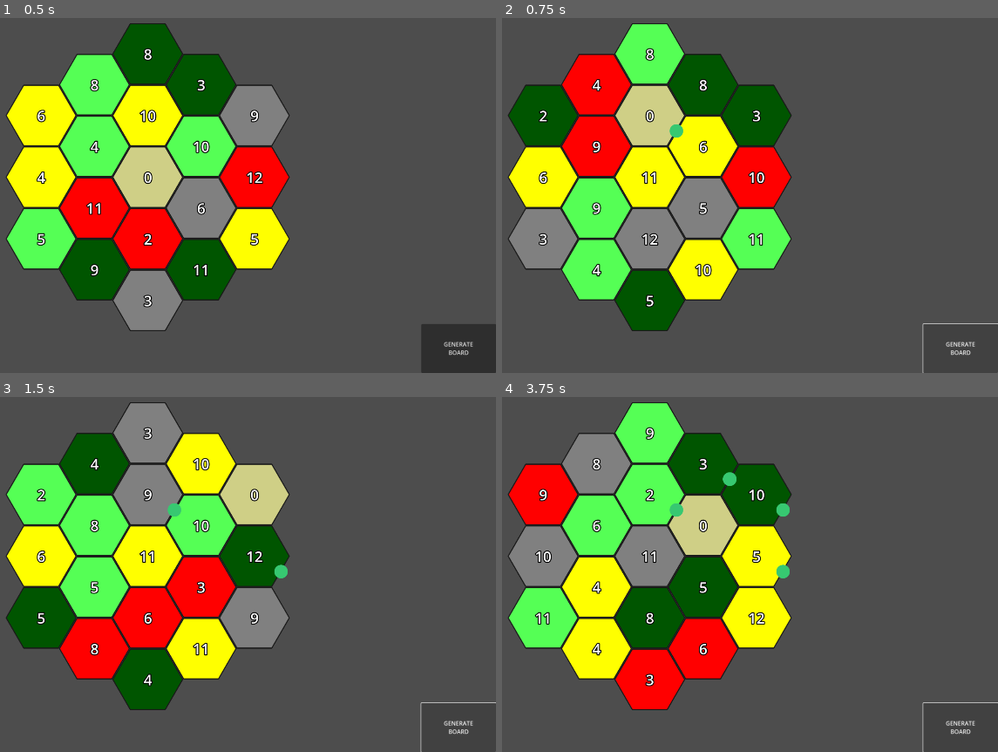
Above: before the commit, frames 1-4 (two rows, left to right).
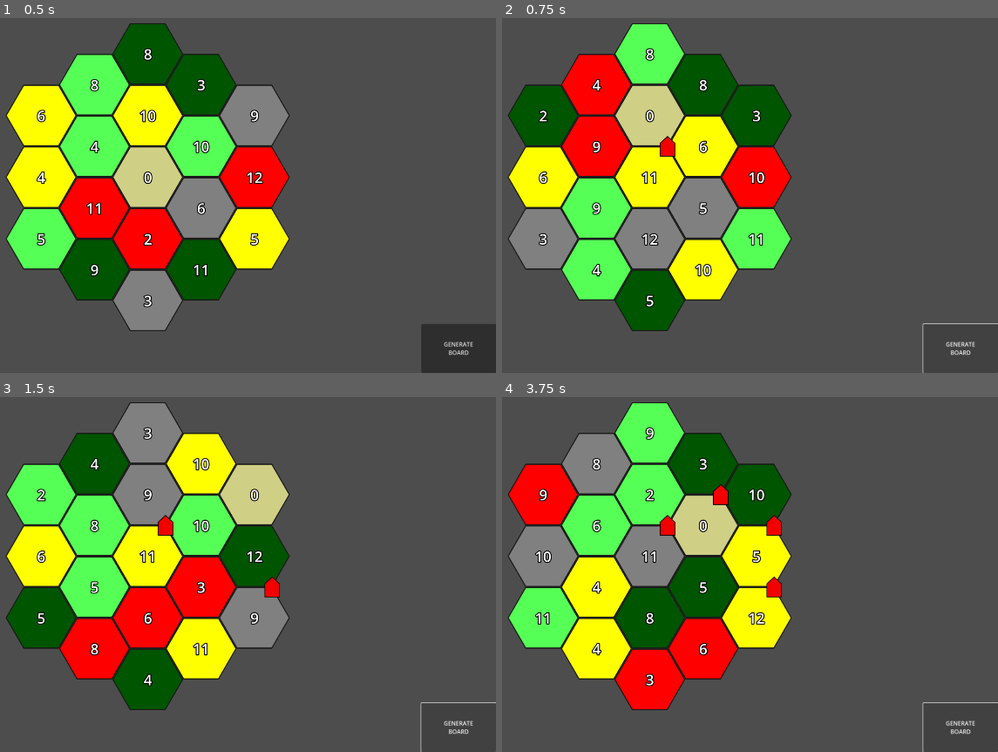
Above: after the commit, the same moments.

Repository: pan-kuleczka/catan-godot
Game: Godot game, scene res://main.tscn
The game is run twice, just before and just after one commit, with the same random seed, the same clock (stepped at 60 frames per second) and the same inputs.
Inputs:
- Up to frame 1 (0.5 s): no input
- Up to frame 2 (0.75 s): click "GENERATE BOARD" at 0.5 s
- Up to frame 3 (1.5 s): click "GENERATE BOARD" at 1.25 s
- Up to frame 4 (3.75 s): click "GENERATE BOARD" at 2 s; tap Enter at 2.75 s; tap Space at 3.5 s

Frame 1 is identical in both runs. In frame 2, 0.2% of the frame differs, in the area x 31-37%, y 29-40%; in frame 3, 0.5%; in frame 4, 1.0%, in the area x 31-58%, y 21-57%.

Commit message:
Added basic city and settlement sprites, building drawing improved

Diff:
--- /dev/null
+++ b/assets/buildings/city.svg
@@ -0,0 +1,44 @@
+<?xml version="1.0" encoding="UTF-8" standalone="no"?>
+<!-- Created with Inkscape (http://www.inkscape.org/) -->
+
+<svg
+   width="180"
+   height="180"
+   viewBox="0 0 180 180"
+   version="1.1"
+   id="svg1"
+   sodipodi:docname="city.svg"
+   inkscape:version="1.4 (86a8ad7, 2024-10-11)"
+   xmlns:inkscape="http://www.inkscape.org/namespaces/inkscape"
+   xmlns:sodipodi="http://sodipodi.sourceforge.net/DTD/sodipodi-0.dtd"
+   xmlns="http://www.w3.org/2000/svg"
+   xmlns:svg="http://www.w3.org/2000/svg">
+  <sodipodi:namedview
+     id="namedview1"
+     pagecolor="#ffffff"
+     bordercolor="#000000"
+     borderopacity="0.25"
+     inkscape:showpageshadow="2"
+     inkscape:pageopacity="0.0"
+     inkscape:pagecheckerboard="0"
+     inkscape:deskcolor="#d1d1d1"
+     inkscape:zoom="6.2944444"
+     inkscape:cx="89.84113"
+     inkscape:cy="102.55075"
+     inkscape:window-width="2560"
+     inkscape:window-height="1351"
+     inkscape:window-x="2391"
+     inkscape:window-y="-9"
+     inkscape:window-maximized="1"
+     inkscape:current-layer="svg1" />
+  <defs
+     id="defs1" />
+  <g
+     id="layer1"
+     style="stroke:#000000;stroke-opacity:1;stroke-width:2;stroke-dasharray:none">
+    <path
+       d="M 61.303709,29.275392 33.045897,69.628907 h 0.0293 v 19.533203 61.5625 H 89.467772 146.9541 V 89.16211 H 89.467772 V 69.673829 l -0.03906,-0.05664 z"
+       style="fill:#f2f2f2;stroke:#000000;stroke-opacity:1;stroke-width:2;stroke-dasharray:none"
+       id="path6" />
+  </g>
+</svg>
--- /dev/null
+++ b/assets/buildings/settlement.svg
@@ -0,0 +1,64 @@
+<?xml version="1.0" encoding="UTF-8" standalone="no"?>
+<!-- Created with Inkscape (http://www.inkscape.org/) -->
+
+<svg
+   width="180"
+   height="180"
+   viewBox="0 0 180 180"
+   version="1.1"
+   id="svg1"
+   sodipodi:docname="settlement.svg"
+   inkscape:version="1.4 (86a8ad7, 2024-10-11)"
+   xmlns:inkscape="http://www.inkscape.org/namespaces/inkscape"
+   xmlns:sodipodi="http://sodipodi.sourceforge.net/DTD/sodipodi-0.dtd"
+   xmlns="http://www.w3.org/2000/svg"
+   xmlns:svg="http://www.w3.org/2000/svg">
+  <sodipodi:namedview
+     id="namedview1"
+     pagecolor="#ffffff"
+     bordercolor="#000000"
+     borderopacity="0.25"
+     inkscape:showpageshadow="2"
+     inkscape:pageopacity="0.0"
+     inkscape:pagecheckerboard="0"
+     inkscape:deskcolor="#d1d1d1"
+     inkscape:zoom="6.2944444"
+     inkscape:cx="89.84113"
+     inkscape:cy="89.84113"
+     inkscape:window-width="2560"
+     inkscape:window-height="1351"
+     inkscape:window-x="2391"
+     inkscape:window-y="-9"
+     inkscape:window-maximized="1"
+     inkscape:current-layer="svg1" />
+  <defs
+     id="defs1">
+    <marker
+       style="overflow:visible"
+       id="Triangle"
+       refX="0"
+       refY="0"
+       orient="auto-start-reverse"
+       inkscape:stockid="Triangle arrow"
+       markerWidth="1"
+       markerHeight="1"
+       viewBox="0 0 1 1"
+       inkscape:isstock="true"
+       inkscape:collect="always"
+       preserveAspectRatio="xMidYMid">
+      <path
+         transform="scale(0.5)"
+         style="fill:context-stroke;fill-rule:evenodd;stroke:context-stroke;stroke-width:1pt"
+         d="M 5.77,0 -2.88,5 V -5 Z"
+         id="path135" />
+    </marker>
+  </defs>
+  <g
+     id="layer1"
+     style="stroke:#000000;stroke-opacity:1;stroke-width:2;stroke-dasharray:none;stroke-linejoin:miter">
+    <path
+       d="m 90.023461,62.527318 -20.242188,18.771484 -0.002,0.002 v 0.01758 36.154298 H 110.22073 V 81.298802 h -0.0508 z"
+       style="fill:#f2f2f2;stroke:#000000;stroke-opacity:1;stroke-width:2;stroke-dasharray:none;stroke-linejoin:miter"
+       id="path8" />
+  </g>
+</svg>
--- a/board/buildings/building.gd
+++ b/board/buildings/building.gd
@@ -13,9 +13,13 @@
 func _init(_player_color : int) -> void:
 	player_color = _player_color
 
-static func get_node() -> Node2D:
+func get_node() -> Node2D:
 	push_error("The function get_node() has not been overriden in a subclass of Building")
-	return Node.new()
+	var texture : CompressedTexture2D = load("res://assets/buildings/circle.svg")
+	var sprite : Sprite2D = Sprite2D.new()
+	sprite.texture = texture
+	sprite.modulate = PlayerColor.get_rgb(player_color)
+	return sprite
 
 static func get_cost() -> Dictionary:
 	push_error("The function get_cost() has not been overriden in a subclass of Building")
--- a/board/buildings/city.gd
+++ b/board/buildings/city.gd
@@ -13,5 +13,12 @@
 static func get_prerequisite_building() -> Type:
 	return Type.get_type(Settlement)
 
+func get_node() -> Node2D:
+	var texture : CompressedTexture2D = load("res://assets/buildings/city.svg")
+	var sprite : Sprite2D = Sprite2D.new()
+	sprite.texture = texture
+	sprite.modulate = PlayerColor.get_rgb(player_color)
+	return sprite
+
 static func get_tile_triggered_resources_received_multiplier() -> int:
 	return 2
--- a/board/buildings/settlement.gd
+++ b/board/buildings/settlement.gd
@@ -12,11 +12,12 @@
 		GameResource.WOOL : 1
 	}
 
+func get_node() -> Node2D:
+	var texture : CompressedTexture2D = load("res://assets/buildings/settlement.svg")
+	var sprite : Sprite2D = Sprite2D.new()
+	sprite.texture = texture
+	sprite.modulate = PlayerColor.get_rgb(player_color)
+	return sprite
+
 static func get_tile_triggered_resources_received_multiplier() -> int:
 	return 1
-
-static func get_node() -> Node2D:
-	var texture : CompressedTexture2D = load("res://assets/buildings/circle.svg")
-	var sprite : Sprite2D = Sprite2D.new()
-	sprite.texture = texture
-	return sprite
--- a/board/scenes/game_board.gd
+++ b/board/scenes/game_board.gd
@@ -75,15 +75,15 @@
 		Buildings.remove_child(child)
 
 	# Add all buildings to the scene
-	for position : BoardPosition in map.building_positions.keys():
-		var building : Building = map.building_positions.get_value(position)
+	for building_position : BoardPosition in map.building_positions.keys():
+		var building : Building = map.building_positions.get_value(building_position)
 		var screen_position : Vector2 = Vector2(0, 0)
-		if position is TilePosition:
-			screen_position = tile_position_to_screen_position(position)
-		elif position is VertexPosition:
-			screen_position = vertex_position_to_screen_position(position)
-		elif position is EdgePosition:
-			screen_position = edge_position_to_screen_position(position)
+		if building_position is TilePosition:
+			screen_position = tile_position_to_screen_position(building_position)
+		elif building_position is VertexPosition:
+			screen_position = vertex_position_to_screen_position(building_position)
+		elif building_position is EdgePosition:
+			screen_position = edge_position_to_screen_position(building_position)
 
 		# Create a new Node for the building
 		var building_node : Node2D = building.get_node()
@@ -95,6 +95,6 @@
 	_draw_buildings()
 
 func _on_generate_board_button_pressed() -> void:
-	map.building_positions.set_value(EdgePosition.new(TilePosition.new(randi() % 3, randi() % 3), EdgePosition.EdgeDir.TOP_LEFT), Settlement.new(0))
+	map.building_positions.set_value(VertexPosition.new(TilePosition.new(randi() % 3, randi() % 3)), Settlement.new(0))
 	generate_board()
 	draw_board()
--- a/enums/player_color.gd
+++ b/enums/player_color.gd
@@ -8,3 +8,20 @@
 	GREEN,
 	BROWN
 }
+
+static func get_rgb(color : int) -> Color:
+	match color:
+		RED:
+			return Color.RED
+		BLUE:
+			return Color.BLUE
+		WHITE:
+			return Color.WHITE
+		YELLOW:
+			return Color.YELLOW
+		GREEN:
+			return Color.GREEN
+		BROWN:
+			return Color.BROWN
+		_:
+			return Color.BLACK
Not shown, added: assets/buildings/city.svg.import
Not shown, added: assets/buildings/settlement.svg.import
